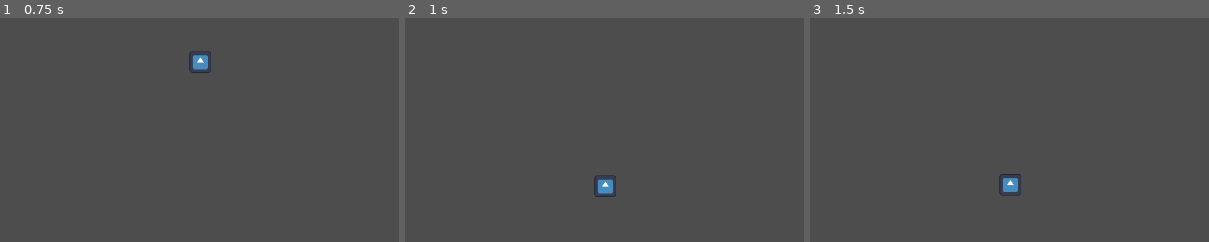
Above: before the commit, frames 1-3 (left to right).
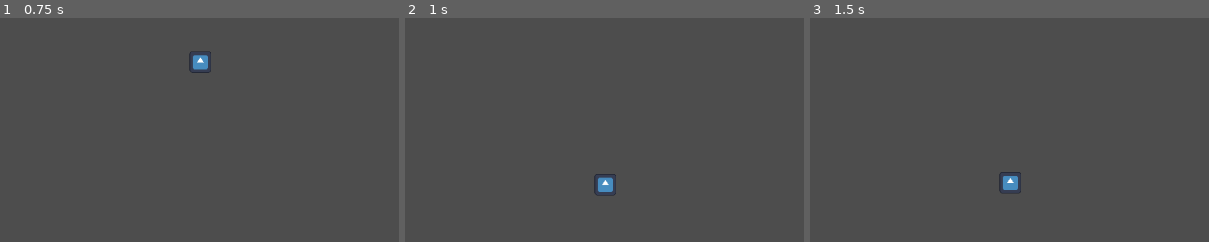
Above: after the commit, the same moments.

Repository: lplinna/Upcharge
Game: Godot game, scene res://Scenes/main_scene.tscn
The game is run twice, just before and just after one commit, with the same random seed, the same clock (stepped at 60 frames per second) and the same inputs. The engine's default icon, where the game draws it, is replaced by a stand-in: a white triangle on a blue panel in a dark square.
Inputs:
- Up to frame 1 (0.75 s): hold D (move_right) from 0.53 s (still down)
- Up to frame 2 (1 s): keep holding D (move_right)
- Up to frame 3 (1.5 s): release D (move_right) at 1.28 s; hold S (move_down) from 1.28 s (still down)
The pictures show only the part of the screen within x 3-53%, y 50-100%; the shares and areas given below are measured in that part.

Frame 1 is identical in both runs. In frame 2, 0.2% of the frame differs, in the area x 47-53%, y 69-80%; in frame 3, 0.2%, in the area x 47-53%, y 68-80%.

Commit message:
Little changes

Diff:
--- a/Scenes/main_scene.tscn
+++ b/Scenes/main_scene.tscn
@@ -26,8 +26,7 @@
 texture = ExtResource("1_b10hd")
 
 [node name="StaticBody2D" type="StaticBody2D" parent="."]
-position = Vector2(11, 36)
+position = Vector2(576, 615)
 
 [node name="CollisionShape2D" type="CollisionShape2D" parent="StaticBody2D"]
-position = Vector2(566.25, 582)
 shape = SubResource("RectangleShape2D_klmyk")
